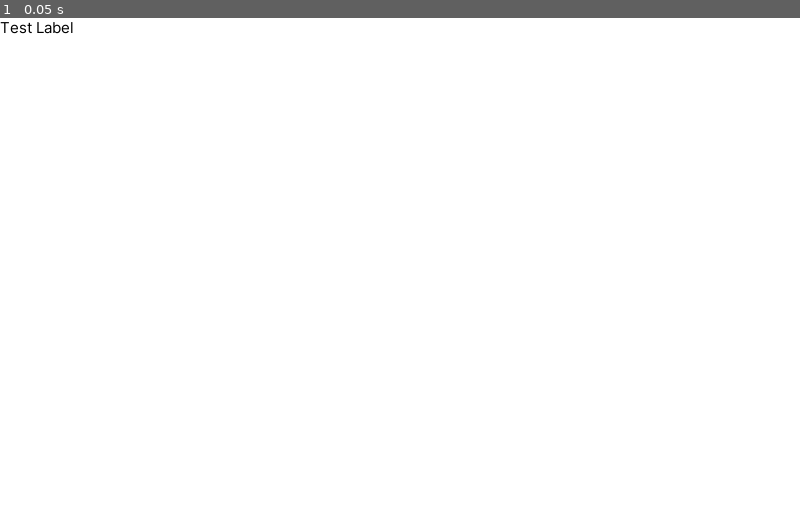
Above: before the commit, frame 1.
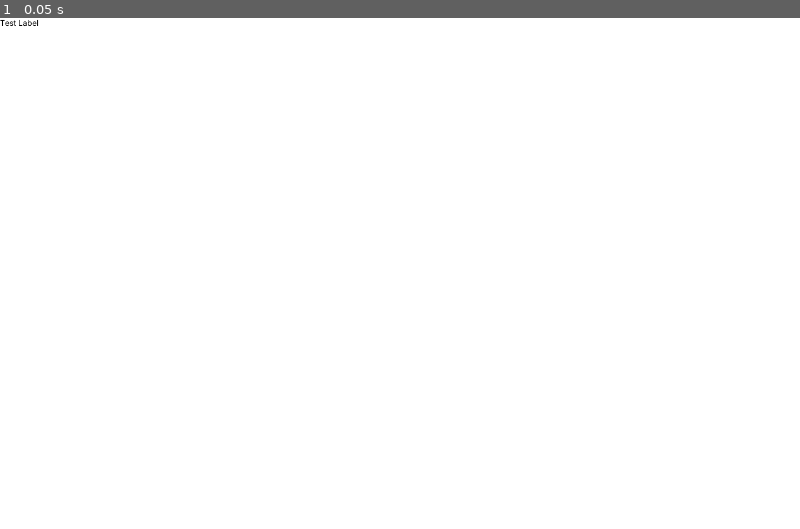
Above: after the commit, the same moment.

Repository: plasmoapp/jigsaw-bot
Game: Godot game, scene res://scenes/main/Main.tscn
The game is run twice, just before and just after one commit, with the same random seed, the same clock (stepped at 60 frames per second) and the same inputs.
Inputs:
- Up to frame 1 (0.05 s): no input

The runs differ from the first frame. In frame 1, 0.1% of the frame differs, in the area x 0-10%, y 0-4%.

Commit message:
Attempt to fix UI scaling issue #2

Diff:
--- a/jigsaw-game/global/config/config.gd
+++ b/jigsaw-game/global/config/config.gd
@@ -2,8 +2,6 @@
 
 # Used in the editor
 export var test_url: String
-
-export var default_ui_scaling: int = 1
 
 onready var base_url = "http://%s" % test_url
 onready var base_ws_url = "ws://%s" % test_url
@@ -14,8 +12,20 @@
 		base_url = "https://%s" % host
 		base_ws_url = "wss://%s" % host
 
-	print(OS.get_screen_dpi())
+	var dpi = OS.get_screen_dpi()
 
-	var viewport: Viewport = get_tree().get_root()
+	var ui_scale
 
-	# get_viewport().size_override_stretch()
+	if dpi < 240:
+		ui_scale = 1
+	elif dpi < 480:
+		ui_scale = 2
+	else:
+		ui_scale = 3
+
+	get_tree().set_screen_stretch(
+		SceneTree.STRETCH_MODE_DISABLED,
+		SceneTree.STRETCH_ASPECT_EXPAND,
+		Vector2.ZERO,
+		ui_scale
+	)
--- a/jigsaw-game/project.godot
+++ b/jigsaw-game/project.godot
@@ -79,7 +79,6 @@
 window/size/height=920
 window/dpi/allow_hidpi=true
 window/handheld/orientation="portrait"
-window/stretch/mode="2d"
 window/stretch/aspect="expand"
 window/stretch/shrink=2.0
 
